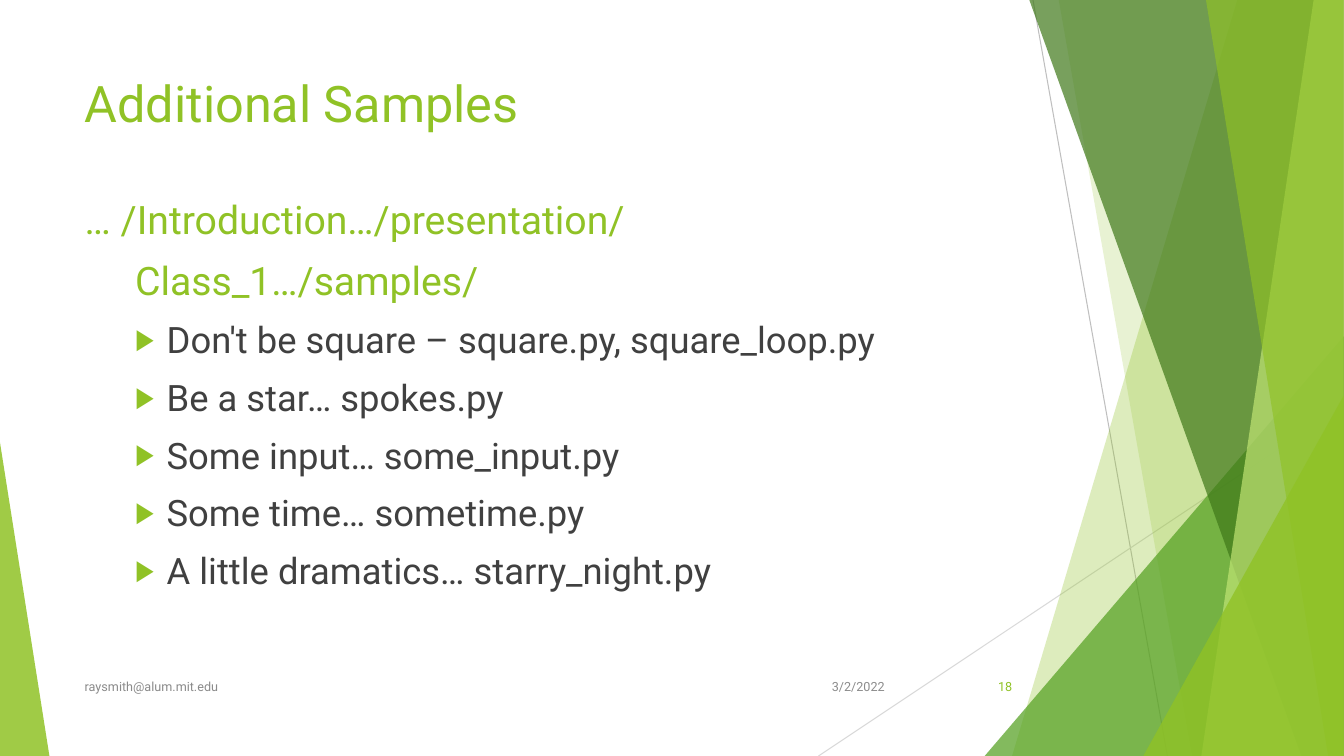
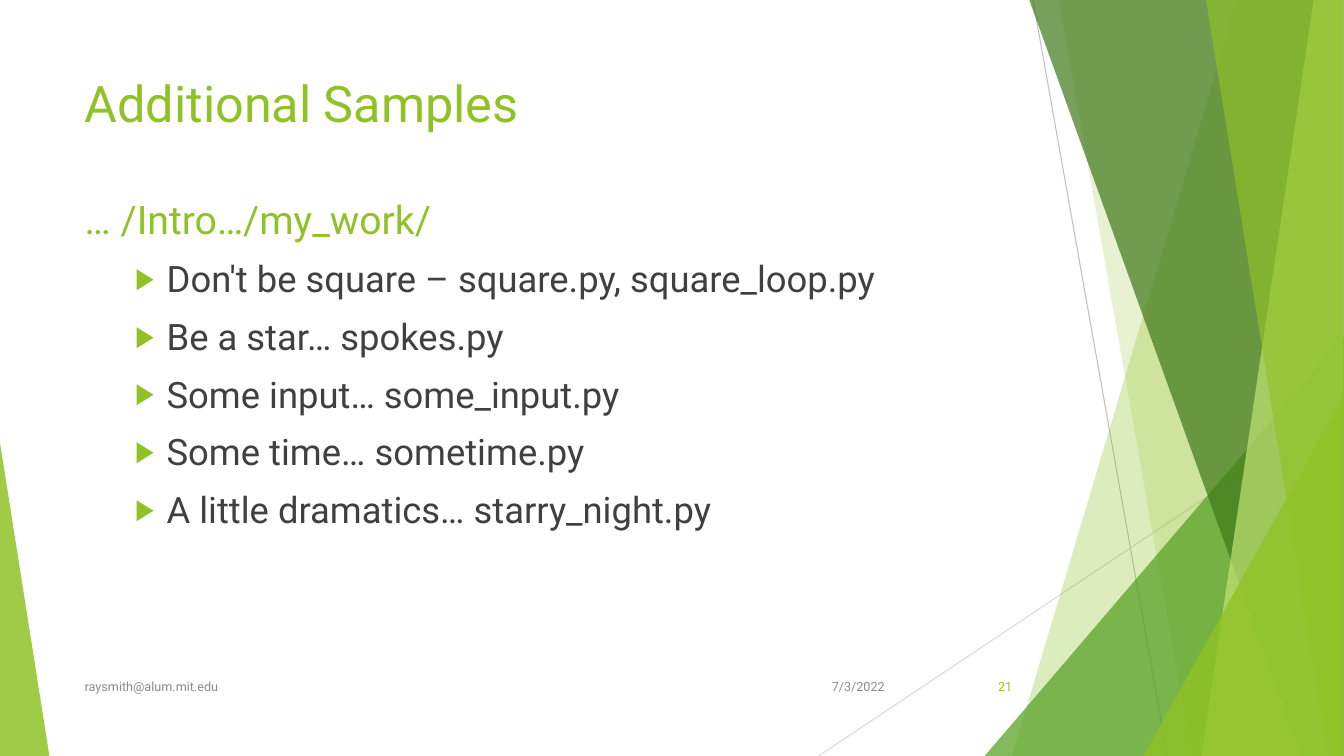
Before and after one commit to raysmith619/Introduction-To-Programming, a slide deck: slide 21 of presentation/Class_1_Introduction/Class_1_Introduction.pptx (slide 18 before the commit). Drawn at 1344x756 pixels with LibreOffice and Linux fonts; fonts in the diff are those of the drawing. Boxes give left, top, right and bottom in pixels: in the first picture for what was removed or moved away, otherwise in the second. Text is boxed around its words. In the diff, an @@ line names an element or a change of style, - is before the commit and + after.

```diff
--- a/presentation/Class_1_Introduction/Class_1_Introduction.pptx
+++ b/presentation/Class_1_Introduction/Class_1_Introduction.pptx
@@ text at [121, 204, 431, 243]: text changed @@
-… /Introduction…/presentation/
-Class_1…/samples/
+… /Intro…/my_work/
@@ text at [832, 682, 885, 692]: text changed @@
-3/2/2022
+7/3/2022
@@ page number at [998, 682, 1012, 691]: text changed @@
-18
+21
```
Also in this commit, not shown: 38 other slides changed, 2 slides added, 1 slide removed, 11 other files.
